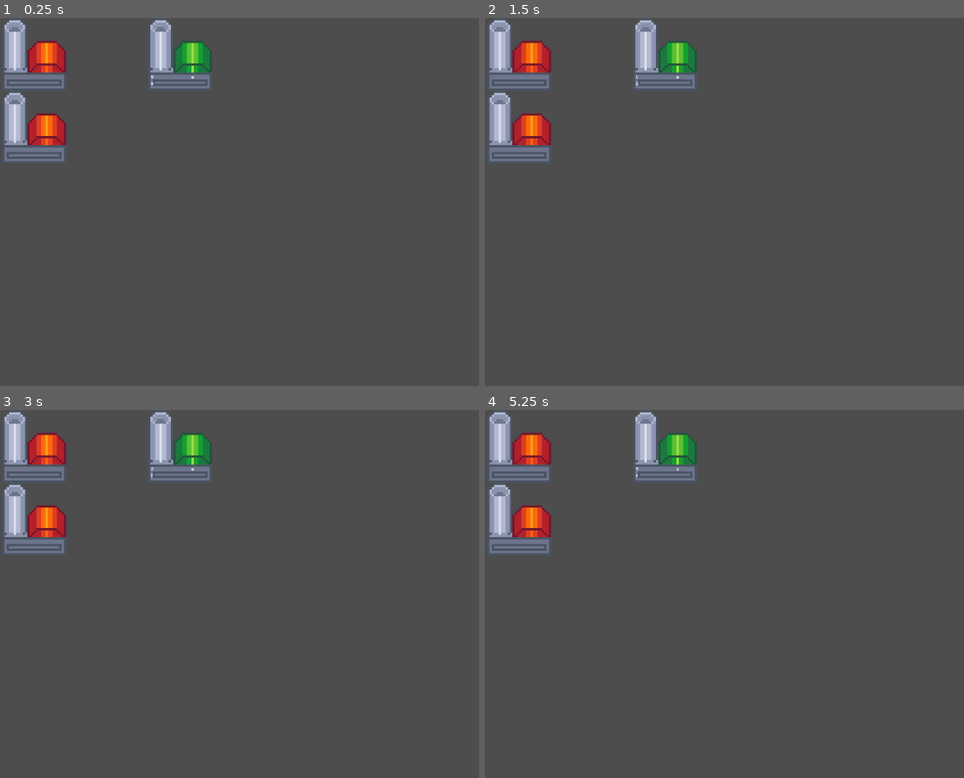
Above: before the commit, frames 1-4 (two rows, left to right).
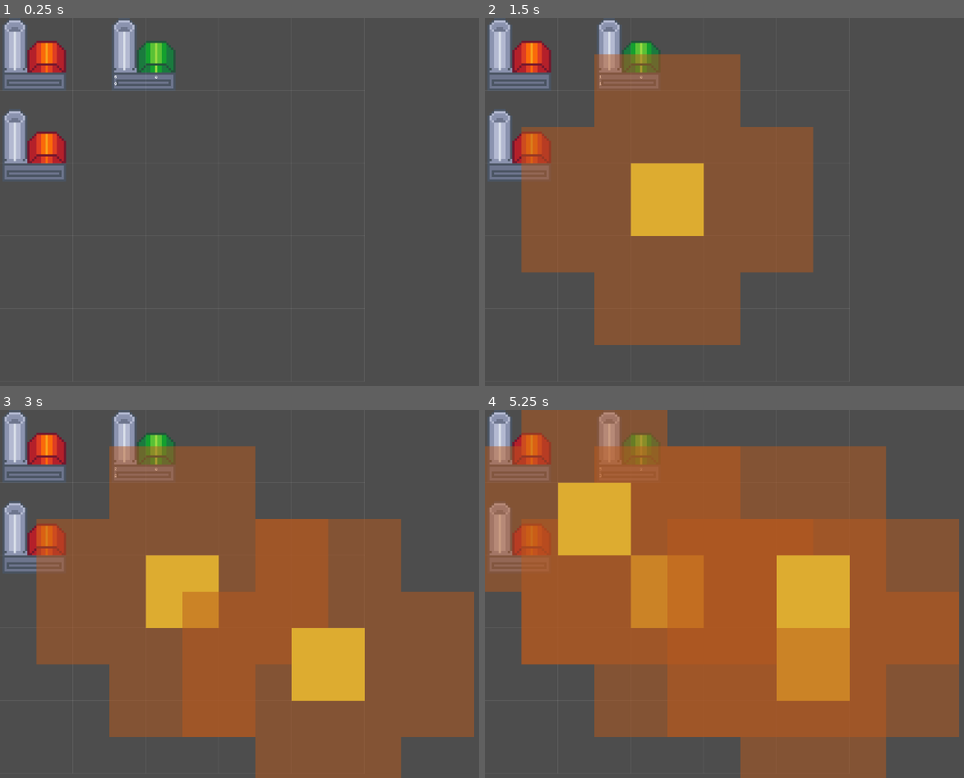
Above: after the commit, the same moments.

Repository: ZimtSnad/nauvis-enjoyers-bit-festival-2025
Game: Godot game, scene res://main.tscn
Same seed, same stepped clock (60 frames per second), same inputs: the game is played once before the commit and once after it. Before the commit the project starts from res://scenes/test_scene.tscn.
Inputs (mouse positions are in pixels of both pictures, inside the frame that each line leads up to):
- Up to frame 1 (0.25 s): no input
- Up to frame 2 (1.5 s): tap Enter at 0.5 s; move the mouse to (959, 183) at 0.52 s; click (959, 183) at 0.67 s; tap Space at 1.25 s; move the mouse to (681, 220) at 1.27 s; click (681, 220) at 1.42 s
- Up to frame 3 (3 s): tap Enter at 2 s; move the mouse to (392, 513) at 2.02 s; click (392, 513) at 2.17 s; tap Space at 2.75 s; move the mouse to (296, 667) at 2.77 s; click (296, 667) at 2.92 s
- Up to frame 4 (5.25 s): tap Enter at 3.5 s; move the mouse to (outside the picture) at 3.52 s; click (outside the picture) at 3.67 s; tap Space at 4.25 s; move the mouse to (614, 538) at 4.27 s; click (614, 538) at 4.42 s; move the mouse to (844, 594) at 5.02 s; click (844, 594) at 5.17 s

The runs differ from the first frame. In frame 1, 4.5% of the frame differs, in the area x 0-77%, y 0-80%; in frame 2, 38%; in frame 3, 60%; in frame 4, 76%, in the area x 0-99%, y 0-100%.

Commit message:
Integration between merges

Diff:
--- /dev/null
+++ b/main.tscn
@@ -0,0 +1,34 @@
+[gd_scene load_steps=6 format=3 uid="uid://6bqxax7ksi6a"]
+
+[ext_resource type="PackedScene" uid="uid://c434tec7m0enm" path="res://scenes/generator.tscn" id="1_lquwl"]
+[ext_resource type="PackedScene" uid="uid://56yqfxdkyu6l" path="res://scenes/2_to_1_crafter.tscn" id="2_7mycd"]
+[ext_resource type="Script" uid="uid://deb0ftu6wifoa" path="res://scripts/GridManager.gd" id="3_272bh"]
+[ext_resource type="Script" uid="uid://chytpah4f07qp" path="res://scripts/GridDrawer.gd" id="4_5vw27"]
+[ext_resource type="Script" uid="uid://g5vwv3yvhb5w" path="res://scripts/BeaconManager.gd" id="5_kek77"]
+
+[node name="Node2D" type="Node2D"]
+
+[node name="Generator" parent="." instance=ExtResource("1_lquwl")]
+position = Vector2(64, 64)
+
+[node name="2to1crafter" parent="." node_paths=PackedStringArray("first_generator", "second_generator") instance=ExtResource("2_7mycd")]
+position = Vector2(256, 64)
+first_generator = NodePath("../Generator")
+second_generator = NodePath("../Generator2")
+
+[node name="Generator2" parent="." instance=ExtResource("1_lquwl")]
+position = Vector2(64, 224)
+
+[node name="GridManager" type="Node2D" parent="."]
+script = ExtResource("3_272bh")
+cell_size = Vector2(128, 128)
+grid_size = Vector2(5, 5)
+
+[node name="GridDrawer" type="Node2D" parent="." node_paths=PackedStringArray("grid_manager")]
+script = ExtResource("4_5vw27")
+grid_manager = NodePath("../GridManager")
+
+[node name="BeaconManager" type="Node2D" parent="." node_paths=PackedStringArray("grid")]
+script = ExtResource("5_kek77")
+grid = NodePath("../GridManager")
+beacon_limit = 135
--- a/project.godot
+++ b/project.godot
@@ -11,7 +11,7 @@
 [application]
 
 config/name="nauvis-enjoyers-bit-festival-2025"
-run/main_scene="uid://b4ryfeele6fp6"
+run/main_scene="uid://6bqxax7ksi6a"
 config/features=PackedStringArray("4.5", "GL Compatibility")
 config/icon="res://icon.svg"
 
--- a/scenes/beacon.tscn
+++ b/scenes/beacon.tscn
@@ -1,12 +1,19 @@
-[gd_scene load_steps=2 format=3 uid="uid://bdvt53byqgyw3"]
+[gd_scene load_steps=3 format=3 uid="uid://bdvt53byqgyw3"]
 
 [ext_resource type="Script" uid="uid://c362lr5ro58wu" path="res://scripts/Beacon.gd" id="1_r25yp"]
 
-[node name="Beacon" type="Node2D"]
+[sub_resource type="RectangleShape2D" id="RectangleShape2D_r25yp"]
+size = Vector2(128, 128)
+
+[node name="Beacon" type="Area2D"]
 script = ExtResource("1_r25yp")
 
 [node name="ColorRect" type="ColorRect" parent="."]
-offset_right = 32.0
-offset_bottom = 32.0
+offset_right = 128.0
+offset_bottom = 128.0
 mouse_filter = 2
 color = Color(1, 1, 0.26666668, 1)
+
+[node name="CollisionShape2D" type="CollisionShape2D" parent="."]
+position = Vector2(64, 64)
+shape = SubResource("RectangleShape2D_r25yp")
--- a/scenes/beacon_test_level.tscn
+++ /dev/null
@@ -1,23 +0,0 @@
-[gd_scene load_steps=5 format=3 uid="uid://6bqxax7ksi6a"]
-
-[ext_resource type="Script" uid="uid://deb0ftu6wifoa" path="res://scripts/GridManager.gd" id="1_paw1w"]
-[ext_resource type="Script" uid="uid://chytpah4f07qp" path="res://scripts/GridDrawer.gd" id="2_j6w7d"]
-[ext_resource type="Script" uid="uid://g5vwv3yvhb5w" path="res://scripts/BeaconManager.gd" id="3_j6w7d"]
-[ext_resource type="PackedScene" uid="uid://bdvt53byqgyw3" path="res://scenes/beacon.tscn" id="4_x4b8f"]
-
-[node name="Node2D" type="Node2D"]
-
-[node name="GridManager" type="Node2D" parent="."]
-script = ExtResource("1_paw1w")
-cell_size = null
-grid_size = null
-
-[node name="GridDrawer" type="Node2D" parent="." node_paths=PackedStringArray("grid_manager")]
-script = ExtResource("2_j6w7d")
-grid_manager = NodePath("../GridManager")
-
-[node name="BeaconManager" type="Node2D" parent="." node_paths=PackedStringArray("grid")]
-script = ExtResource("3_j6w7d")
-grid = NodePath("../GridManager")
-beacon_limit = 135
-beacon_scene = ExtResource("4_x4b8f")
--- a/scenes/generator.tscn
+++ b/scenes/generator.tscn
@@ -1,7 +1,7 @@
 [gd_scene load_steps=4 format=3 uid="uid://c434tec7m0enm"]
 
 [ext_resource type="Texture2D" uid="uid://dnbi688lefctw" path="res://assets/sprites/factory1.png" id="1_5yxne"]
-[ext_resource type="Script" uid="uid://dcme4fiadacvh" path="res://scenes/generator.gd" id="1_w5vnv"]
+[ext_resource type="Script" uid="uid://dcme4fiadacvh" path="res://scripts/generator.gd" id="1_w5vnv"]
 
 [sub_resource type="RectangleShape2D" id="RectangleShape2D_5yxne"]
 size = Vector2(128, 128)
@@ -15,3 +15,5 @@
 
 [node name="CollisionShape2D" type="CollisionShape2D" parent="."]
 shape = SubResource("RectangleShape2D_5yxne")
+
+[connection signal="area_entered" from="." to="." method="_on_area_entered"]
--- a/scenes/test_scene.tscn
+++ /dev/null
@@ -1,18 +0,0 @@
-[gd_scene load_steps=3 format=3 uid="uid://b4ryfeele6fp6"]
-
-[ext_resource type="PackedScene" uid="uid://c434tec7m0enm" path="res://scenes/generator.tscn" id="1_j8ivh"]
-[ext_resource type="PackedScene" uid="uid://56yqfxdkyu6l" path="res://scenes/2_to_1_crafter.tscn" id="2_nd71p"]
-
-[node name="Test scene" type="Node2D"]
-
-[node name="Generator" parent="." instance=ExtResource("1_j8ivh")]
-position = Vector2(64, 64)
-
-[node name="2to1crafter" parent="." node_paths=PackedStringArray("first_generator", "second_generator") instance=ExtResource("2_nd71p")]
-position = Vector2(320, 64)
-first_generator = NodePath("../Generator")
-second_generator = NodePath("../Generator2")
-
-[node name="Generator2" parent="." instance=ExtResource("1_j8ivh")]
-position = Vector2(64, 192)
-time_scale = 0.5
--- a/scripts/Beacon.gd
+++ b/scripts/Beacon.gd
@@ -1,5 +1,6 @@
 extends Node2D
 
+@onready var collider = $CollisionShape2D
 @export var cell_size: float = 24
 @export var radius: float = 72
 @export var color: Color = Color(0.73, 0.35, 0.11, 0.5)
@@ -8,12 +9,13 @@
 
 func _ready():
 
-	var collider_poly = generate_circle_collider(32, 32*2)
+	var collider_poly = generate_circle_collider(128, 128*2)
 
 	# Draw Polygon2D to visualize
 	var poly = Polygon2D.new()
 	poly.polygon = collider_poly
 	poly.color = color
+	#collider.shape = poly
 	add_child(poly)
 
 func generate_circle_collider(cell_size: float, radius: float) -> PackedVector2Array:
--- a/scenes/generator.gd
+++ b/scripts/generator.gd
@@ -10,3 +10,8 @@
 # Called every frame. 'delta' is the elapsed time since the previous frame.
 func _process(delta: float) -> void:
 	pass
+
+
+func _on_area_entered(area: Area2D) -> void:
+	print("works")
+	pass # Replace with function body.
Renamed: scenes/generator.gd.uid -> scripts/generator.gd.uid
